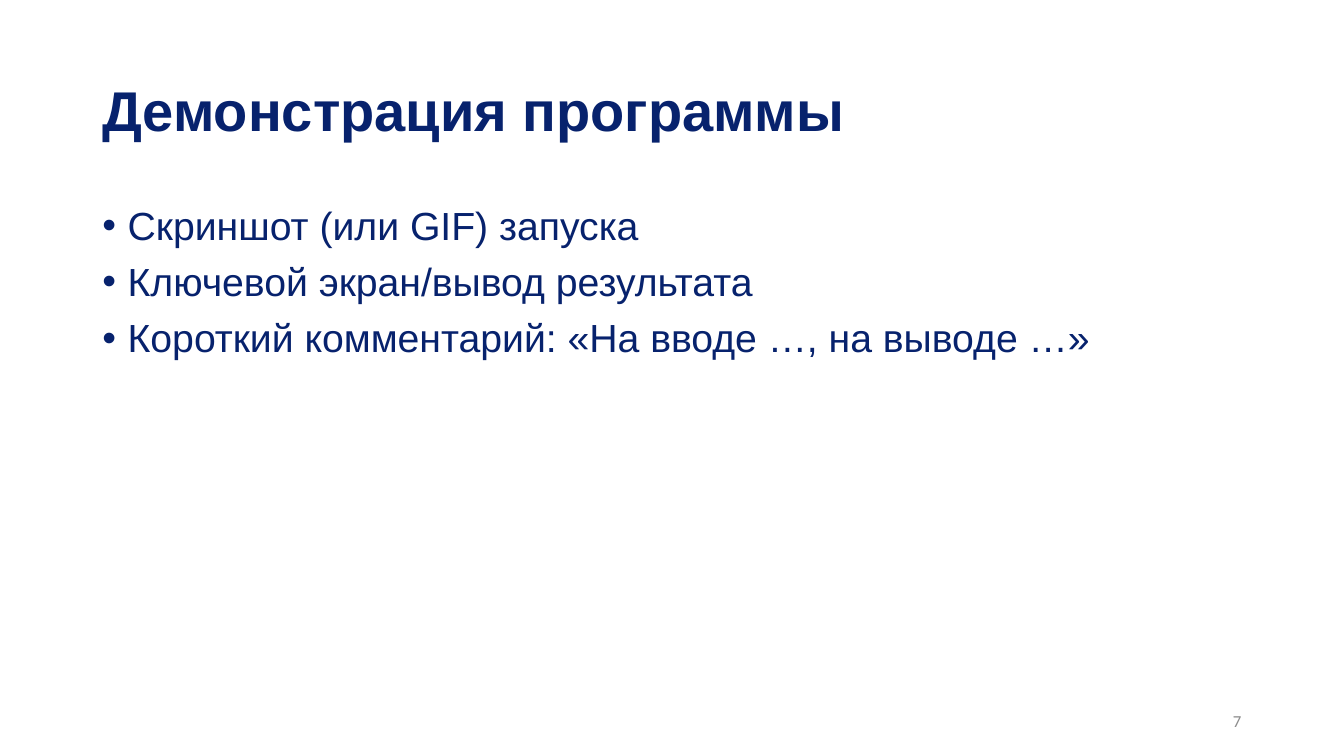
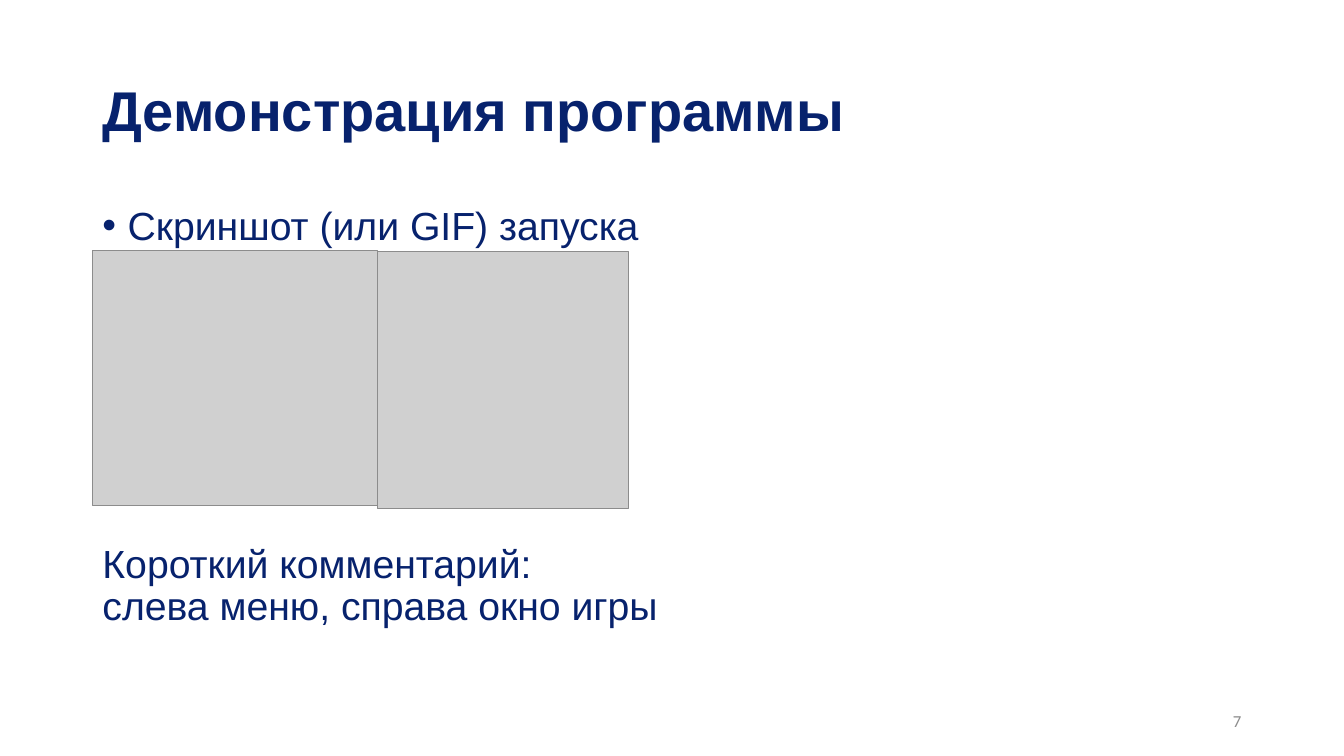
Before and after one commit to f3f44/ConGame, a slide deck: slide 7 of presentation.pptx. Drawn at 1344x756 pixels with LibreOffice and Linux fonts; fonts in the diff are those of the drawing; grey boxes stand for pictures; background and template pictures are left out. Boxes give left, top, right and bottom in pixels: in the first picture for what was removed or moved away, otherwise in the second. Text is boxed around its words. In the diff, an @@ line names an element or a change of style, - is before the commit and + after.

```diff
--- a/presentation.pptx
+++ b/presentation.pptx
@@ picture added at [93,250,378,506] @@
@@ picture added at [377,251,628,508] @@
@@ text at [102,549,658,628]: text changed @@
-• Ключевой экран/вывод результата
-• Короткий комментарий: «На вводе …, на выводе …»
+Короткий комментарий:
+слева меню, справа окно игры
```
Also in this commit, not shown: 4 other slides changed, 5 other files.
